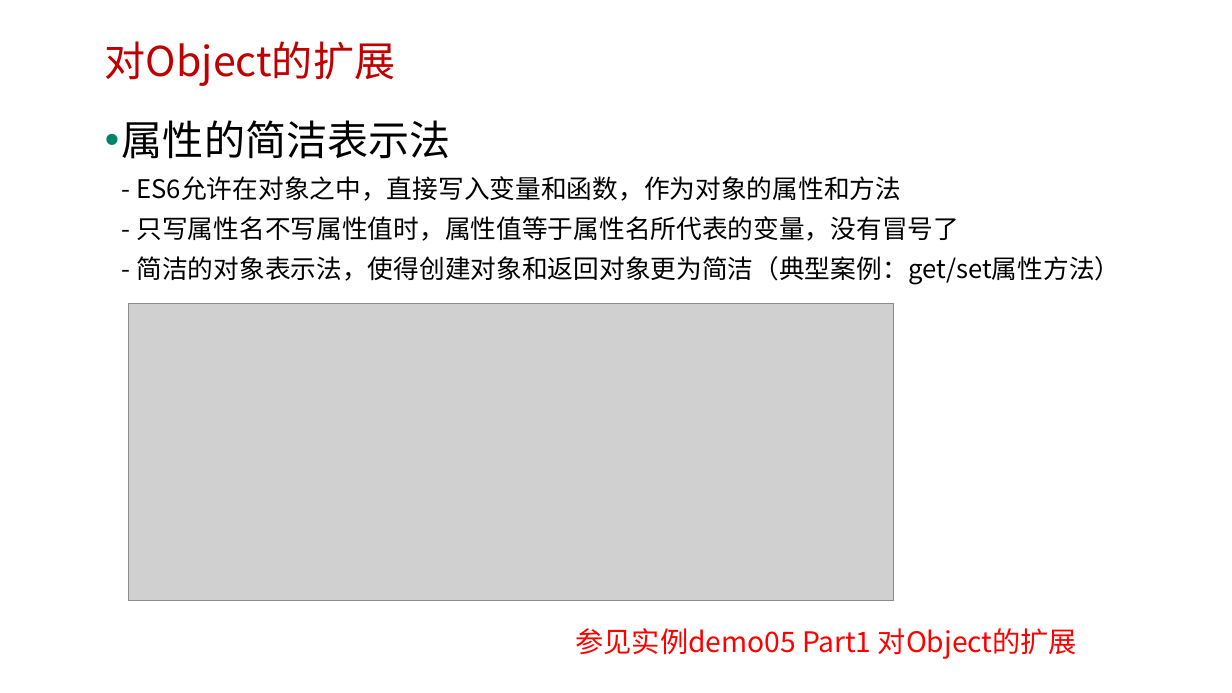
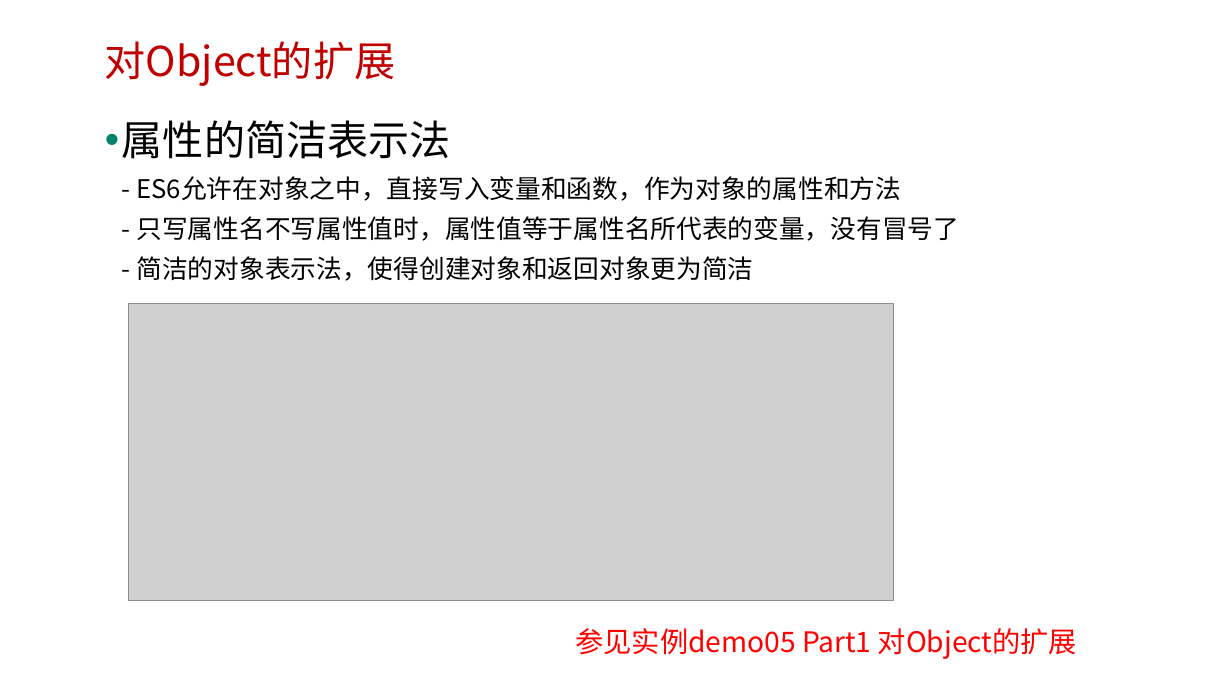
Before and after one commit to edu2act/course-javascript-advanced, a slide deck: slide 9 of 课程PPT/29.ES6对内置对象的扩展.pptx. Drawn at 1232x693 pixels with LibreOffice and Linux fonts; fonts in the diff are those of the drawing; grey boxes stand for pictures; background and template pictures are left out. Boxes give left, top, right and bottom in pixels: in the first picture for what was removed or moved away, otherwise in the second. Text is boxed around its words. In the diff, an @@ line names an element or a change of style, - is before the commit and + after.

```diff
--- a/课程PPT/29.ES6对内置对象的扩展.pptx
+++ b/课程PPT/29.ES6对内置对象的扩展.pptx
@@ text at <box>122,120,960,281</box>: text changed @@
-• 属性的简洁表示法
-  - ES6允许在对象之中，直接写入变量和函数，作为对象的属性和方法
-  - 只写属性名不写属性值时，属性值等于属性名所代表的变量，没有冒号了
-  - 简洁的对象表示法，使得创建对象和返回对象更为简洁（典型案例：get/set属性方法）
+• 属性的简洁表示法
+  - ES6允许在对象之中，直接写入变量和函数，作为对象的属性和方法
+  - 只写属性名不写属性值时，属性值等于属性名所代表的变量，没有冒号了
+  - 简洁的对象表示法，使得创建对象和返回对象更为简洁
```
Also in this commit, not shown: 1 other file.
